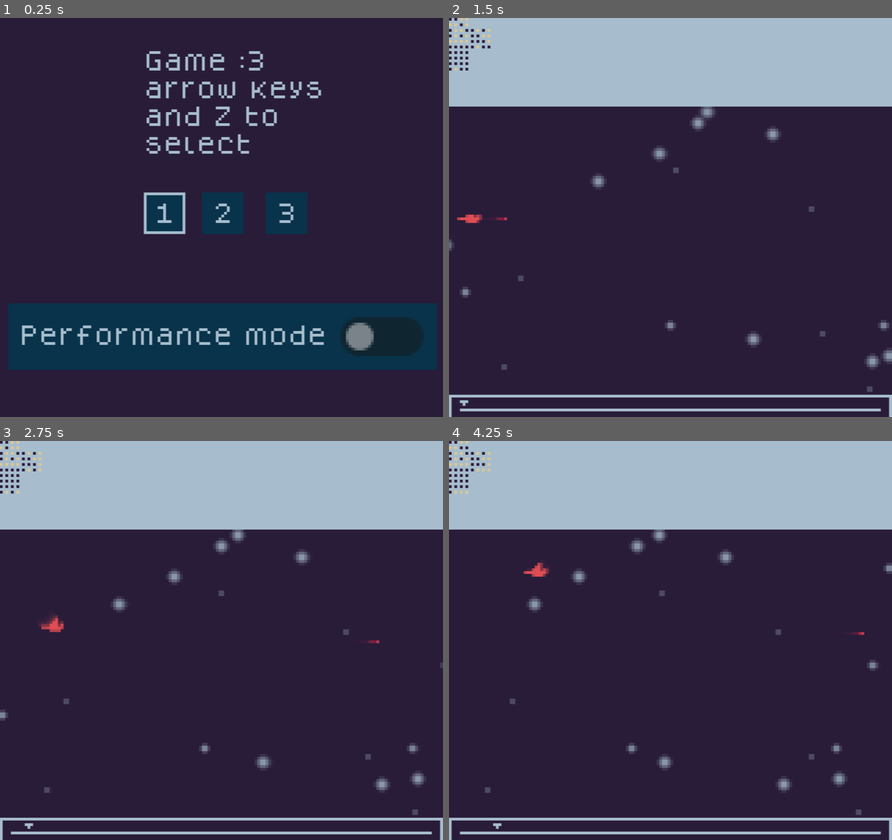
Above: before the commit, frames 1-4 (two rows, left to right).
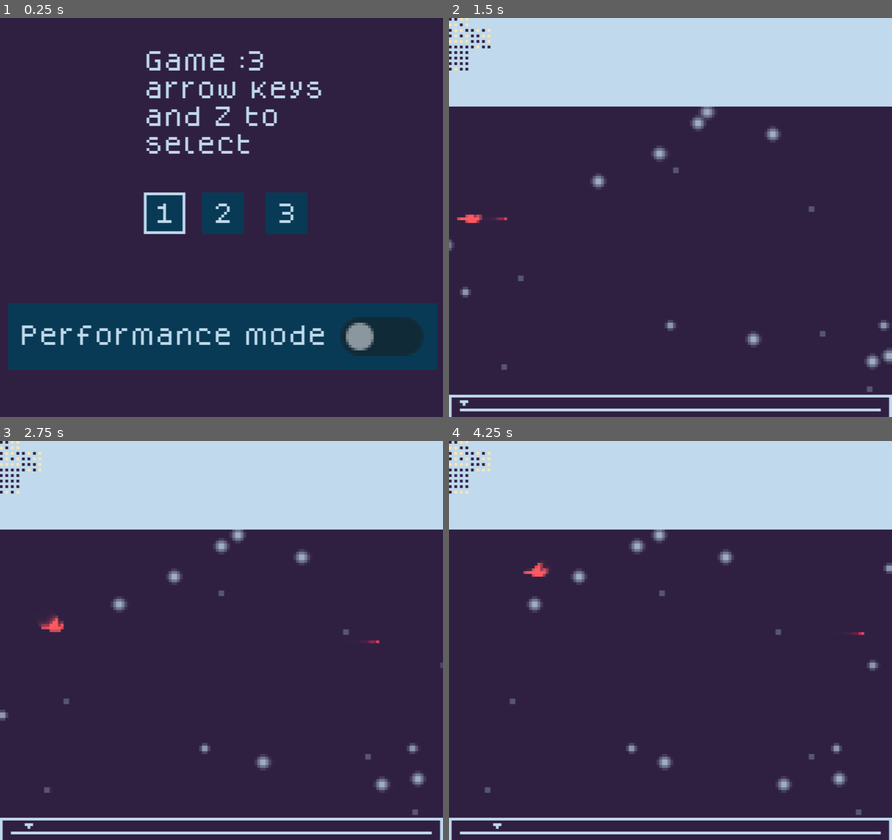
Above: after the commit, the same moments.

Repository: SmallConfusion/Redbird
Game: Godot game, scene res://main.tscn
The game is run twice, just before and just after one commit, with the same random seed, the same clock (stepped at 60 frames per second) and the same inputs. Sound files missing from this copy of the repository are replaced by a short silence.
Inputs:
- Up to frame 1 (0.25 s): no input
- Up to frame 2 (1.5 s): tap Enter at 0.5 s; hold Right (Right) 0.53-1.28 s; hold Down (Fall) 0.53-1.28 s; tap Up (Flap) at 0.77, 1.07 s; tap Space at 1.25 s; hold Left (Left) from 1.28 s (still down); tap Z (Fire) at 1.35 s
- Up to frame 3 (2.75 s): tap Up (Flap) at 1.52, 1.82 s; release Left (Left) at 2.03 s; hold Right (Right) from 2.03 s (still down); hold Down (Fall) from 2.03 s (still down)
- Up to frame 4 (4.25 s): release Down (Fall) at 2.78 s; tap Z (Fire) at 2.85 s; tap Up (Flap) at 3.02, 3.32, 3.77, 4.07 s; release Right (Right) at 3.53 s; hold Left (Left) from 3.53 s (still down); hold Down (Fall) from 3.53 s (still down)

The runs differ from the first frame. In frame 1, 2.6% of the frame differs, in the area x 5-73%, y 8-82%; in frame 2, 24%; in frame 3, 24%; in frame 4, 24%, in the area x 0-100%, y 0-100%.

Commit message:
Made blur better

Diff:
--- a/main.gd
+++ b/main.gd
@@ -53,7 +53,8 @@
 
 
 func _input(event):
-	%SubViewport.push_input(event)
+	if not event is InputEventMouse:
+		%SubViewport.push_input(event)
 
 
 func set_performance_mode(state):
--- a/vfx/blur.gdshader
+++ b/vfx/blur.gdshader
@@ -1,6 +1,24 @@
 shader_type canvas_item;
 
 uniform sampler2D SCREEN_TEXTURE : hint_screen_texture, filter_linear_mipmap;
+
+
+vec3 rgb2hsv(vec3 c) {
+    vec4 K = vec4(0.0, -1.0 / 3.0, 2.0 / 3.0, -1.0);
+    vec4 p = mix(vec4(c.bg, K.wz), vec4(c.gb, K.xy), step(c.b, c.g));
+    vec4 q = mix(vec4(p.xyw, c.r), vec4(c.r, p.yzx), step(p.x, c.r));
+
+    float d = q.x - min(q.w, q.y);
+    float e = 1.0e-10;
+    return vec3(abs(q.z + (q.w - q.y) / (6.0 * d + e)), d / (q.x + e), q.x);
+}
+
+vec3 hsv2rgb(vec3 c) {
+    vec4 K = vec4(1.0, 2.0 / 3.0, 1.0 / 3.0, 3.0);
+    vec3 p = abs(fract(c.xxx + K.xyz) * 6.0 - K.www);
+    return c.z * mix(K.xxx, clamp(p - K.xxx, 0.0, 1.0), c.y);
+}
+
 
 // Xor's gausian blur function
 // Link: https://xorshaders.weebly.com/tutorials/blur-shaders-5-part-2
@@ -131,7 +149,9 @@
 	else if (blur_type == 2)
 	{
 		vec4 nodevgaussian_singlepass = texture_nodevgaussian_singlepass(SCREEN_TEXTURE, uv, SCREEN_PIXEL_SIZE, float(blur_amount), blur_radius);
-		COLOR =  nodevgaussian_singlepass;
+		vec3 hsv = rgb2hsv(nodevgaussian_singlepass.rgb);
+		hsv.b *= 1.18;
+		COLOR = vec4(hsv2rgb(hsv), nodevgaussian_singlepass.a);
 	}
 	else if (blur_type == 3)
 	{
